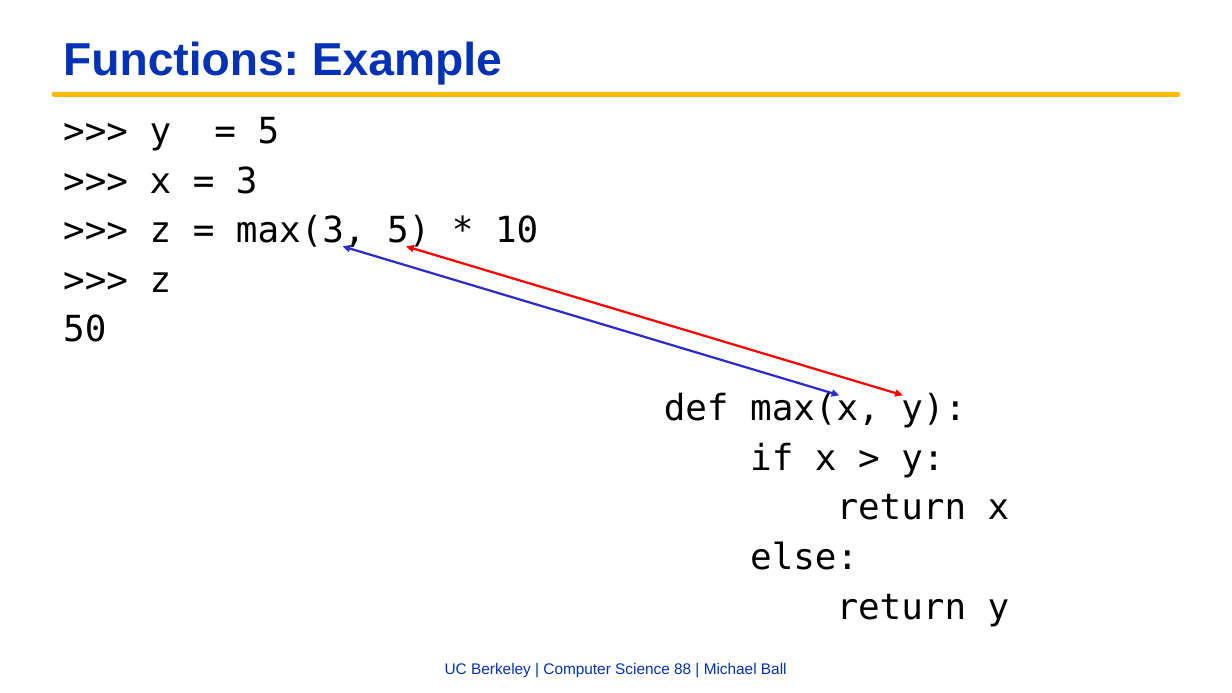
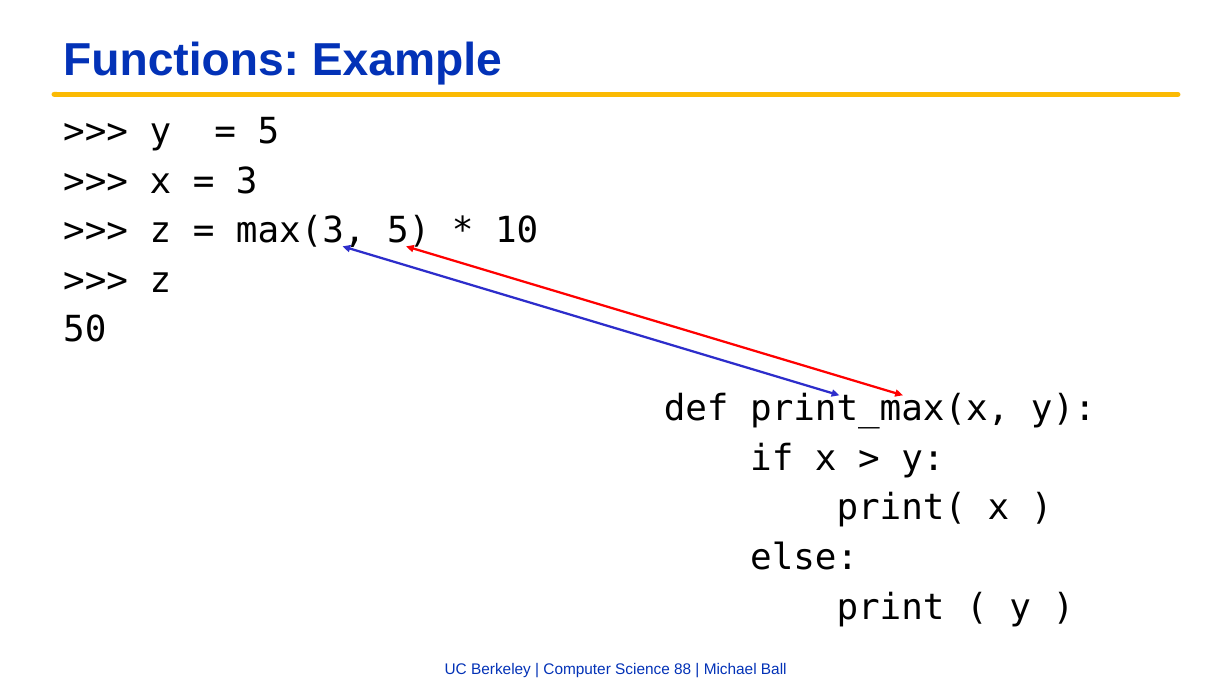
Before and after one commit to cs88-website/fa22, a slide deck: slide 11 of assets/slides/fa22/03-Loops.pptx. Drawn at 1232x693 pixels with LibreOffice and Linux fonts; fonts in the diff are those of the drawing; background and template pictures are left out. Boxes give left, top, right and bottom in pixels: in the first picture for what was removed or moved away, otherwise in the second. Text is boxed around its words. In the diff, an @@ line names an element or a change of style, - is before the commit and + after.

```diff
--- a/assets/slides/fa22/03-Loops.pptx
+++ b/assets/slides/fa22/03-Loops.pptx
@@ text at bbox=[664, 391, 1096, 428]: text changed @@
-def max(x, y):
+def print_max(x, y):
@@ text at bbox=[837, 491, 1010, 527]: text changed @@
-return x
+print( x )
@@ text at bbox=[837, 591, 1031, 627]: text changed @@
-return y
+print ( y )
```
Also in this commit, not shown: 4 other files.
